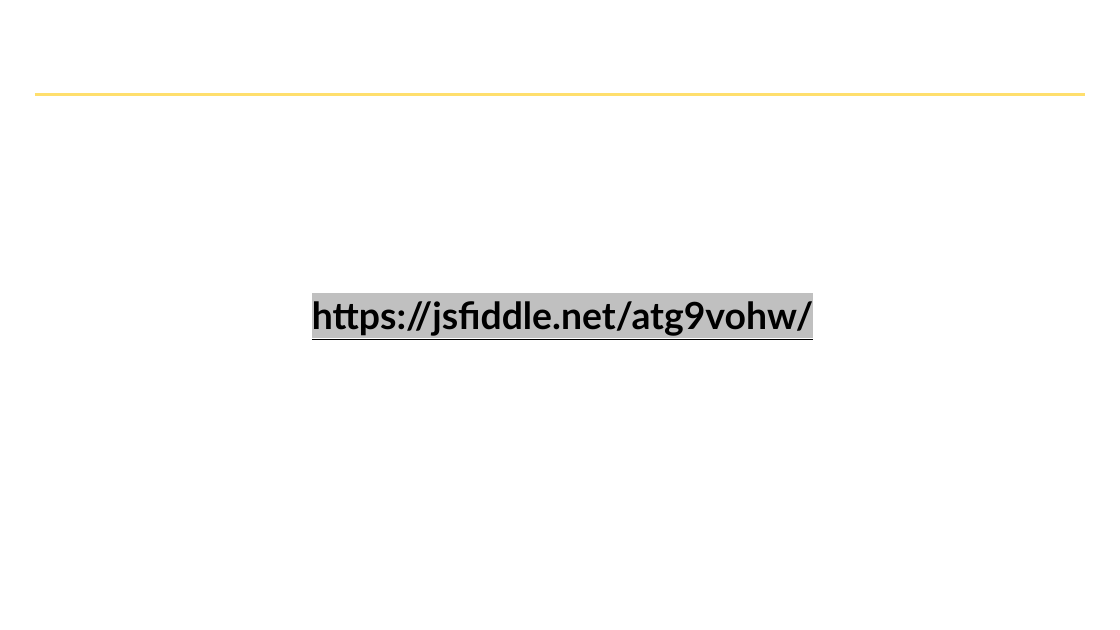
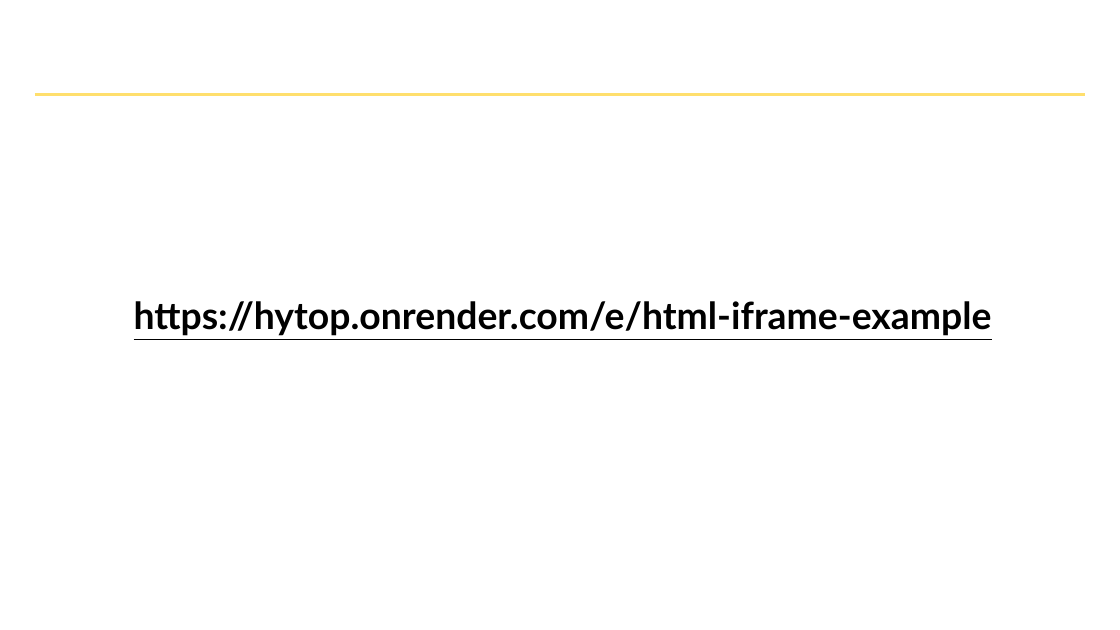
Before and after one commit to hytechclub/web-101, a slide deck: slide 16 of Week03/MoreHtmlElements.pptx. Drawn at 1120x630 pixels with LibreOffice and Linux fonts; fonts in the diff are those of the drawing; background and template pictures are left out. Boxes give left, top, right and bottom in pixels: in the first picture for what was removed or moved away, otherwise in the second. Text is boxed around its words. In the diff, an @@ line names an element or a change of style, - is before the commit and + after.

```diff
--- a/Week03/MoreHtmlElements.pptx
+++ b/Week03/MoreHtmlElements.pptx
@@ text at bbox=[134, 301, 992, 336]: text changed @@
-https://jsfiddle.net/atg9vohw/
+https://hytop.onrender.com/e/html-iframe-example
```
Also in this commit, not shown: 3 other slides changed, 9 other files.
